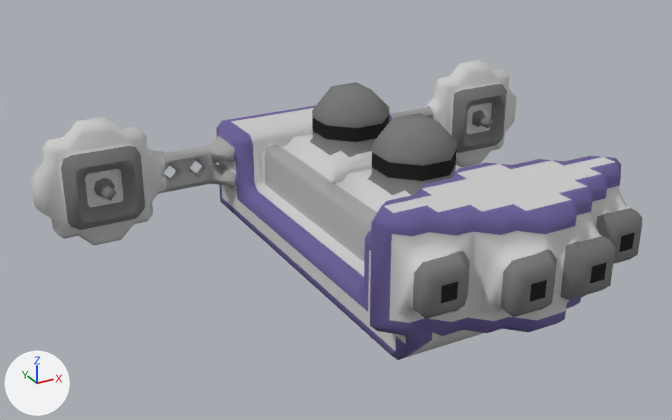
Two versions of the OBJ model src/jsMain/resources/meshes/usa-1-roosevelt-class.obj, one commit apart.
The view is the same before and after, from a 50 mm lens placed at (-30.7, -47.2, -9.0), pointed at (-3.9, 1.6, -33.4). The axes (+X, +Y, +Z) are drawn at lower left. The lights are the same throughout. Where no turn or scale is listed for an object, it has been applied to the vertices.

The older version as bpy lines, for what is in view:
```python
me_usa_1_roosevelt_class = bpy.data.meshes.new('usa-1-roosevelt-class')
me_usa_1_roosevelt_class.from_pydata(...)  # 1497 vertices, 2695 faces; spans x -20.5..20.5, y -16.0..16.0, z -37.9..-26.9
me_usa_1_roosevelt_class.materials.append(mat_usa_1_roosevelt_class)
ob_usa_1_roosevelt_class = bpy.data.objects.new('usa-1-roosevelt-class', me_usa_1_roosevelt_class)
ob_usa_1_roosevelt_class.location = (0.0, 0.0, 0.0)
```
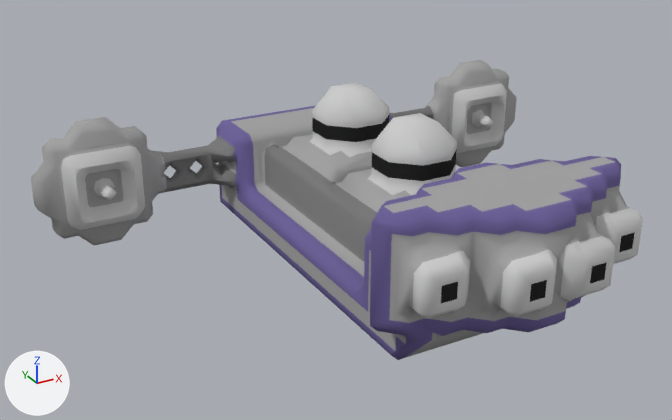
The newer file is also turned or shifted as a whole; pictures and numbers use the older file's frame.

Pixel boxes (x1, y1, x2, y2) of what changed, in the pictures (672 x 420 px; the box of a moved part takes in the faces that stretch with it):
part 1 of me_usa_1_roosevelt_class, moved or reshaped
    before: (78, 91, 457, 360)
    after: (119, 91, 473, 173)
part 2 of me_usa_1_roosevelt_class, surface changed
    both: (31, 63, 642, 356)

What the commit changed:
me_usa_1_roosevelt_class is used by ob_usa_1_roosevelt_class; location (0.0, 0.0, 0.0).
me_usa_1_roosevelt_class had 1497 vertices, 2695 faces and spanned x -20.5..20.5, y -16.0..16.0, z -37.9..-26.9.
me_usa_1_roosevelt_class now has 1491 vertices, 2694 faces and spans x -20.5..20.5, y -16.0..16.0, z -37.9..-26.9.
me_usa_1_roosevelt_class part 1: 3 vertices moved from x -1.0..1.0, y -3.5..4.5, z -27.9..-27.4 to x -1.0..2.0, y -3.5..5.0, z -28.4..-27.9; 13 vertices removed from x -17.0..18.0, y -11.0..15.5, z -36.4..-28.4; 7 vertices added at x -18.0..14.5, y 8.2..15.0, z -35.9..-30.7.
me_usa_1_roosevelt_class part 2: 1923 kept faces spanning x -20.5..20.5, y -16.0..16.0, z -37.9..-26.9 get new texture (UV) coordinates.
